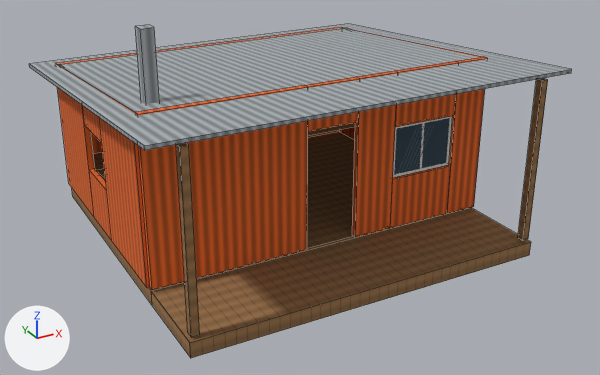
The OBJ model docs/models/doc_hut.obj as it was, and as the next commit left it.
Rendered twice from a camera (50 mm lens) standing at (-6.19, -11.84, 6.56) and looking at (0.21, -0.19, 0.73). Every picture has the same lights, and +X, +Y and +Z are marked at lower left. The older version comes first. Mesh edges are drawn as thin lines. Where no turn or scale is listed for an object, it has been applied to the vertices. Vertices at exactly the same position are counted once.

Objects in the first picture: 'doc_hut'.
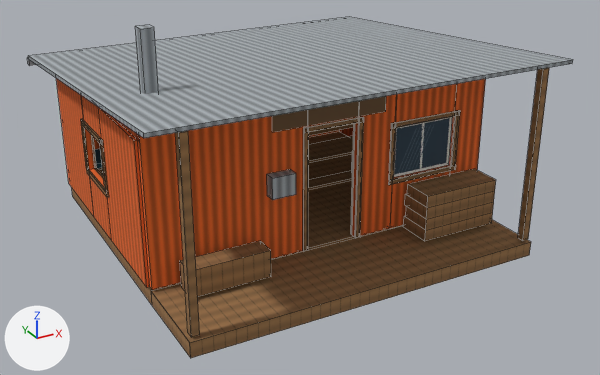
Edits to the scene script, one JSON object a line:
```json
{"op": "add", "block": "img_aotearoa_doc_sign_png", "code": ["img_aotearoa_doc_sign_png = load_image('aotearoa_doc_sign.png', '../../data/models/aotearoa_doc_sign.png', 512, 512, 'sRGB')"]}
{"op": "add", "block": "img_aotearoa_vinyl_png", "code": ["img_aotearoa_vinyl_png = load_image('aotearoa_vinyl.png', '../../data/models/aotearoa_vinyl.png', 512, 512, 'sRGB')"]}
{"op": "add", "block": "mat_aotearoa_doc_sign", "code": ["mat_aotearoa_doc_sign = principled_material('aotearoa_doc_sign')", "mat_aotearoa_doc_sign.texture = img_aotearoa_doc_sign_png", "mat_aotearoa_doc_sign.roughness = 1.0"]}
{"op": "add", "block": "mat_aotearoa_vinyl", "code": ["mat_aotearoa_vinyl = principled_material('aotearoa_vinyl')", "mat_aotearoa_vinyl.texture = img_aotearoa_vinyl_png", "mat_aotearoa_vinyl.roughness = 1.0"]}
{"block": "me_doc_hut", "where": "# used by ob_doc_hut; location = (0.0, 0.0, 0.0)"}
{"op": "remove", "block": "me_doc_hut", "code": "me_doc_hut.from_pydata(...)  # 189 vertices, 147 faces; spans x -3.4..4.5, y -3.0..3.4, z 0.0..4.0"}
{"op": "add", "block": "me_doc_hut", "code": "me_doc_hut.from_pydata(...)  # 469 vertices, 404 faces; spans x -3.4..4.5, y -3.0..3.52, z 0.0..4.0"}
{"block": "me_doc_hut", "change": "me_doc_hut part 1: a new loose piece, a box spanning x -1.1..-0.7, y -1.73..-1.55, z 1.4..1.75, in mat_aotearoa_iron_grey (picture img_aotearoa_iron_grey_png)"}
{"block": "me_doc_hut", "change": "me_doc_hut part 2: a new loose piece, a box spanning x -2.6..-1.3, y -2.05..-1.7, z 0.3..0.75, in mat_aotearoa_timber (picture img_aotearoa_timber_png)"}
{"block": "me_doc_hut", "change": "me_doc_hut part 3: a new loose piece, a box spanning x 0.2..2.0, y 0.15..0.85, z 1.0..1.05, in mat_aotearoa_timber (picture img_aotearoa_timber_png)"}
{"block": "me_doc_hut", "change": "me_doc_hut part 4: a new loose piece, a box spanning x 0.2..2.0, y -0.3..0.0, z 0.7..0.75, in mat_aotearoa_timber (picture img_aotearoa_timber_png)"}
{"block": "me_doc_hut", "change": "me_doc_hut part 5: a new loose piece of 26 vertices spanning x 1.4..2.8, y -2.25..-1.65, z 0.32..1.12, in mat_aotearoa_timber (picture img_aotearoa_timber_png)"}
{"block": "me_doc_hut", "change": "me_doc_hut part 6: 16 vertices moved from x -3.4..3.4, y -3.0..3.4, z 2.5..3.11 to x -3.4..3.4, y -3.0..3.4, z 2.65..3.26; 158 vertices added at x -3.4..3.4, y -1.58..3.52, z 0.3..2.9"}
{"block": "me_doc_hut", "change": "other edits to the shape of me_doc_hut do not show in these pictures"}
{"op": "add", "block": "me_doc_hut", "code": "me_doc_hut.materials.append(mat_aotearoa_vinyl)  # picture img_aotearoa_vinyl_png"}
{"op": "add", "block": "me_doc_hut", "code": "me_doc_hut.materials.append(mat_aotearoa_doc_sign)  # picture img_aotearoa_doc_sign_png"}
```

Changed parts and their boxes (x1, y1, x2, y2) in the pictures (600 x 375 px):
```json
{"object": "doc_hut", "change": "reshaped", "before": [29, 24, 572, 358], "after": [27, 17, 573, 358]}
{"part": 1, "of": "me_doc_hut", "change": "added", "after": [267, 169, 296, 200]}
{"part": 2, "of": "me_doc_hut", "change": "added", "after": [180, 241, 271, 297], "on screen": "brown"}
{"part": 3, "of": "me_doc_hut", "change": "added", "after": [309, 136, 353, 163]}
{"part": 4, "of": "me_doc_hut", "change": "added", "after": [309, 170, 353, 190], "on screen": "brown"}
{"part": 5, "of": "me_doc_hut", "change": "added", "after": [403, 169, 496, 241], "on screen": "brown"}
{"part": 6, "of": "me_doc_hut", "change": "built on", "before": [29, 24, 572, 150], "after": [27, 17, 573, 251]}
```
